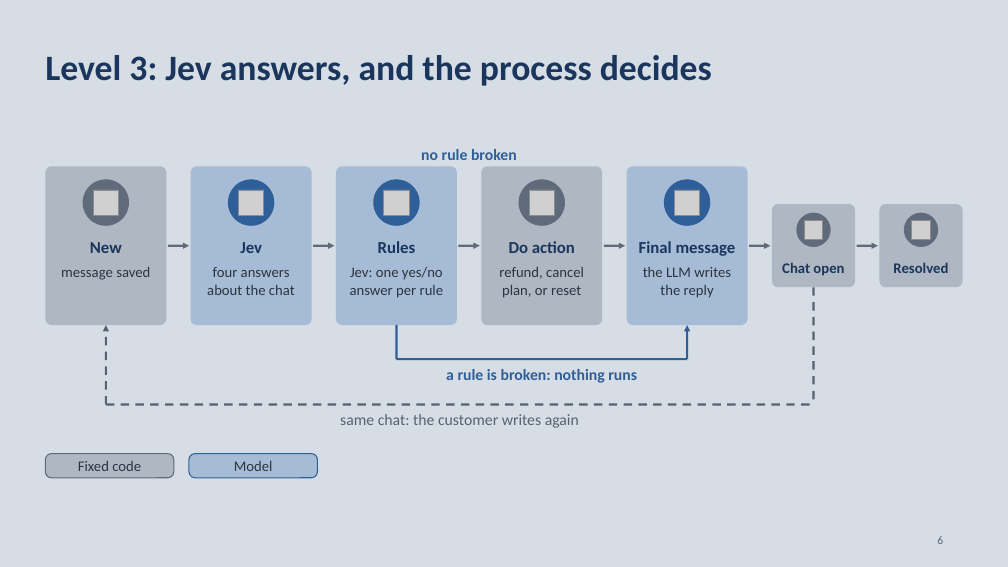
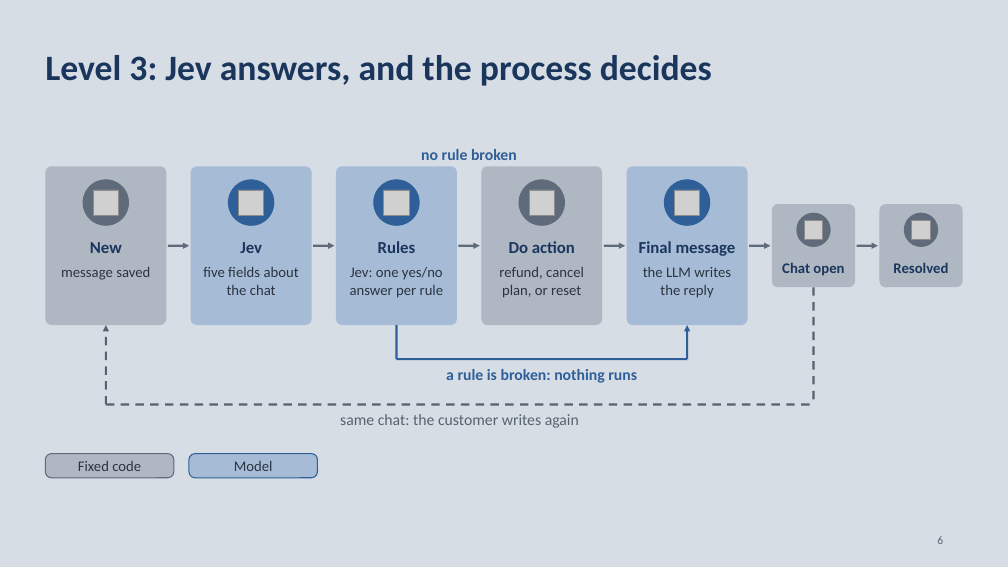
Before and after one commit to neilonthesky/english-presentation, a slide deck: slide 6 of slides/deck.pptx. Drawn at 1008x567 pixels with LibreOffice and Linux fonts; fonts in the diff are those of the drawing; grey boxes stand for pictures. Boxes give left, top, right and bottom in pixels: in the first picture for what was removed or moved away, otherwise in the second. Text is boxed around its words. In the diff, an @@ line names an element or a change of style, - is before the commit and + after.

```diff
--- a/slides/deck.pptx
+++ b/slides/deck.pptx
@@ text at bbox=[203, 267, 299, 295]: text changed @@
-four answers about the chat
+five fields about the chat
```
Also in this commit, not shown: 12 other slides changed, 11 other files.
